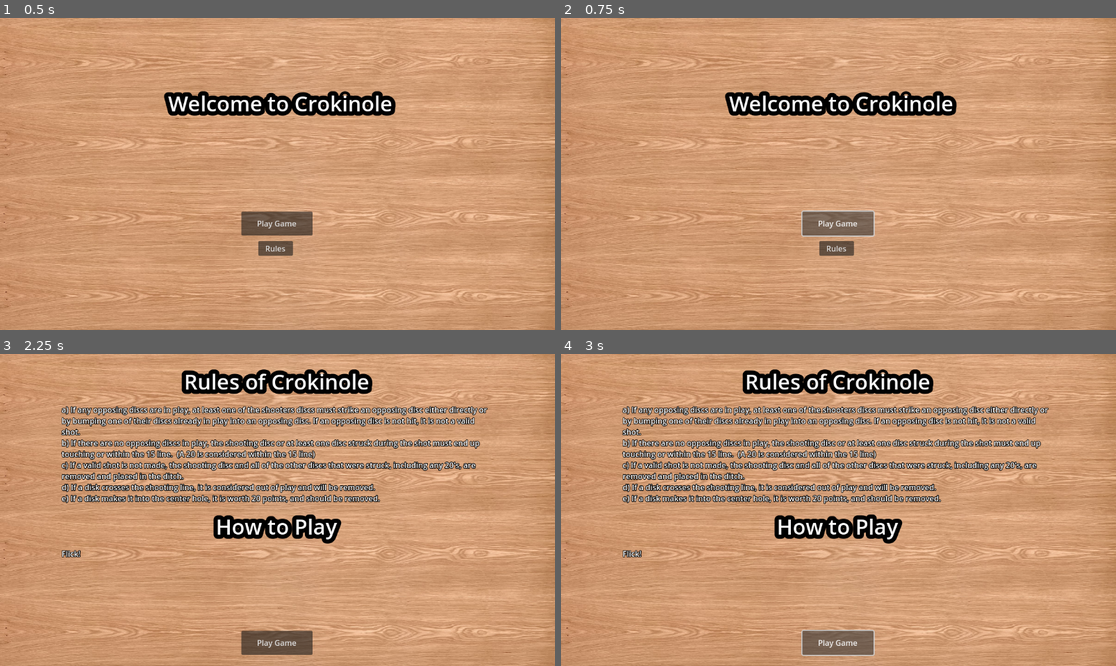
Above: before the commit, frames 1-4 (two rows, left to right).
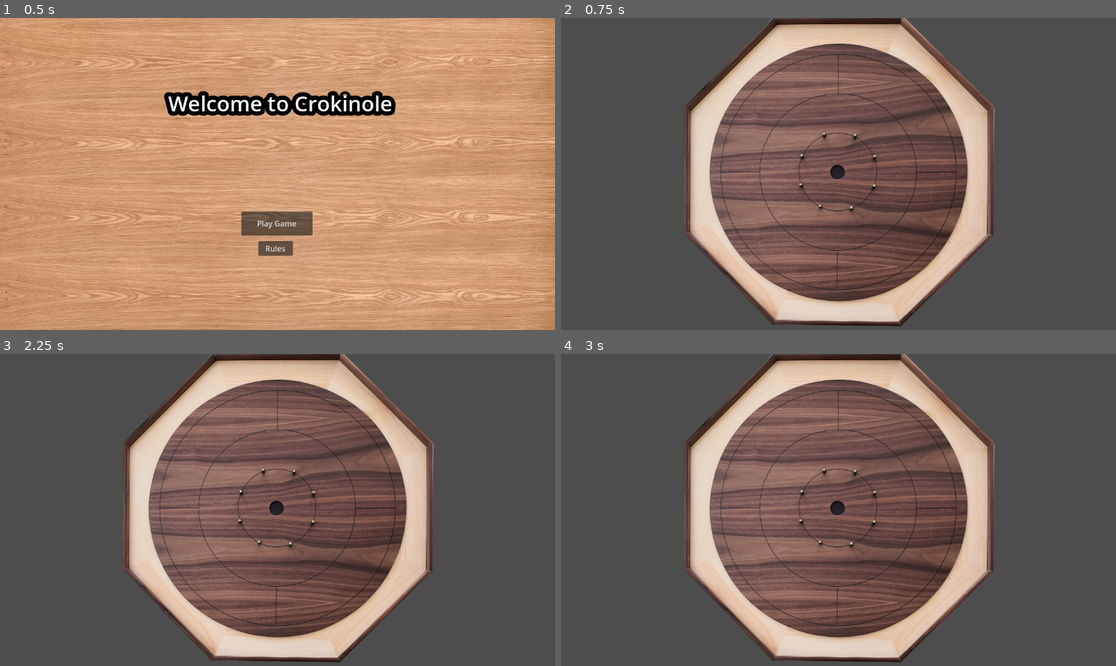
Above: after the commit, the same moments.

Repository: WadeCanavan/Crokinole
Game: Godot game, scene res://Scenes/Title.tscn
Two runs of this game, one before a commit and one after it. Both use one fixed random seed, a clock stepped at 60 frames per second and the inputs below.
Inputs (mouse positions are in pixels of both pictures, inside the frame that each line leads up to):
- Up to frame 1 (0.5 s): no input
- Up to frame 2 (0.75 s): click "Play Game" at 0.5 s
- Up to frame 3 (2.25 s): click (277, 559) at 1.25 s, where only the run before the commit has a clickable "Play Game"; click (277, 584) at 2 s, where only the run before the commit has a clickable "Rules"
- Up to frame 4 (3 s): click (838, 644) at 2.75 s, where only the run before the commit has a clickable "Play Game"

Frame 1 is identical in both runs. In frame 2, 99% of the frame differs, in the area x 0-100%, y 0-100%; in frame 3, 98%; in frame 4, 98%.

Commit message:
add disc to main

Diff:
--- a/Scenes/main.tscn
+++ b/Scenes/main.tscn
@@ -1,8 +1,7 @@
-[gd_scene load_steps=7 format=3 uid="uid://cwx8tiulhosp8"]
-4bd1c95469fb3c9a923231ce699c02ee27baa39c
+[gd_scene load_steps=8 format=3 uid="uid://cwx8tiulhosp8"]
 
 [ext_resource type="Texture2D" uid="uid://di16b63182u02" path="res://Assets/Sprites/crokinoleboard.png" id="1_cmi87"]
-[ext_resource type="PackedScene" uid="uid://cno7sihcglocf" path="res://Scenes/disc.tscn" id="2_ak6xp"]
+[ext_resource type="PackedScene" path="res://Scenes/disc.tscn" id="2_ejfwc"]
 
 [sub_resource type="CircleShape2D" id="CircleShape2D_crb3j"]
 radius = 270.007
@@ -23,15 +22,14 @@
 
 [node name="board" type="StaticBody2D" parent="."]
 
+[node name="CollisionShape2D" type="CollisionShape2D" parent="board"]
+position = Vector2(576, 320)
+shape = SubResource("CircleShape2D_crb3j")
+
 [node name="Sprite2D" type="Sprite2D" parent="board"]
 position = Vector2(577, 316.039)
 scale = Vector2(0.337744, 0.344079)
 texture = ExtResource("1_cmi87")
-
-[node name="CollisionShape2D" type="CollisionShape2D" parent="board"]
-visible = false
-position = Vector2(576, 320)
-shape = SubResource("CircleShape2D_crb3j")
 
 [node name="Score Nodes" type="Node" parent="."]
 
@@ -97,3 +95,5 @@
 position = Vector2(-2, 0)
 shape = SubResource("CircleShape2D_4536c")
 debug_color = Color(1, 1, 1, 0.419608)
+
+[node name="RigidBody2D" parent="." instance=ExtResource("2_ejfwc")]
